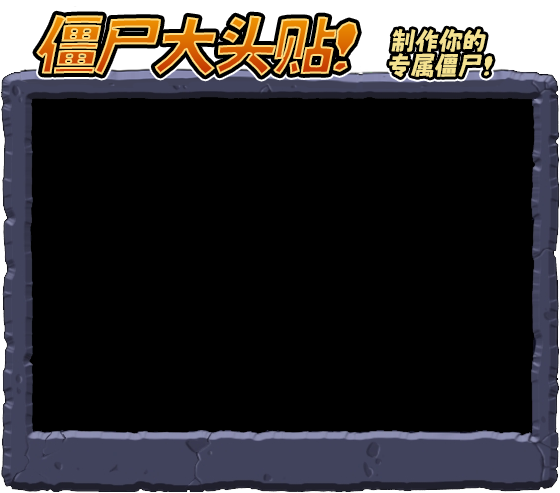
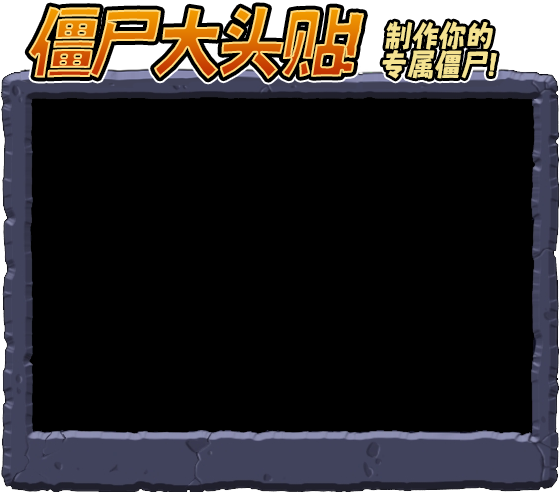
Two versions of the same layered image (560x493). Layer-by-layer changes:
renamed "NishikiTekiBold.ttf｜默认" to "项目字体｜制作你的 / 专属僵尸!", painted on it over (x1=382, y1=21, x2=497, y2=79)
renamed "NishikiTekiBold.ttf｜默认" to "项目字体｜僵尸大头贴!", painted on it over (x1=28, y1=6, x2=364, y2=79)
